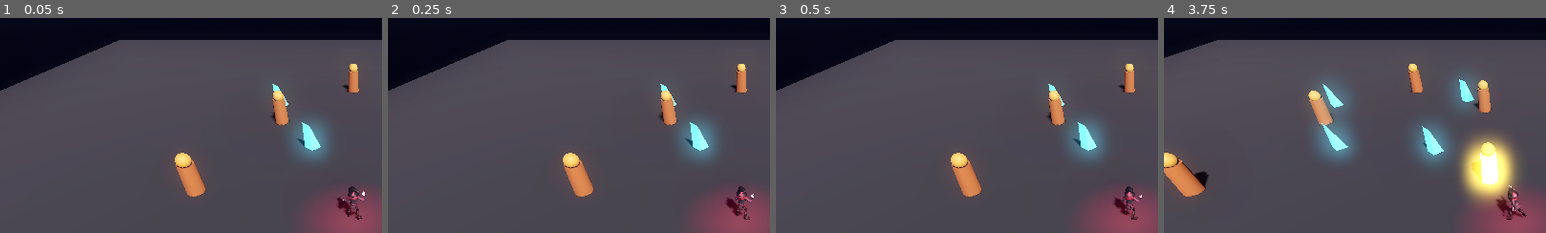
Above: before the commit, frames 1-4 (left to right).
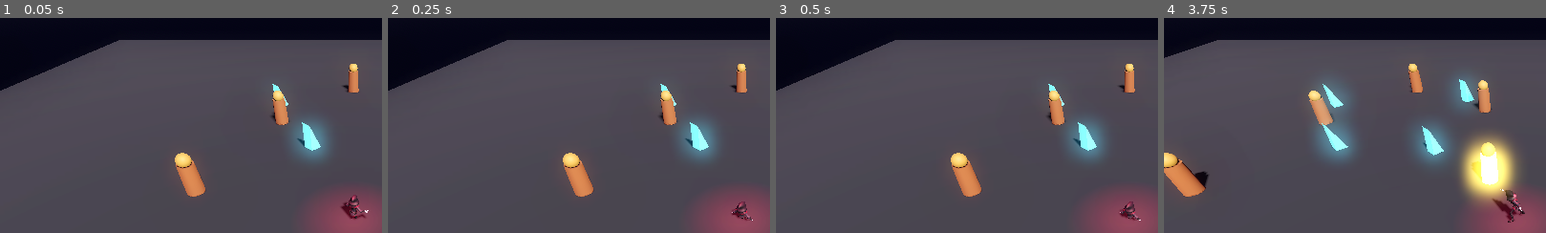
Above: after the commit, the same moments.

Repository: v-prokofev/MisterV
Game: Godot game, scene res://scenes/main.tscn
The game is run twice, just before and just after one commit, with the same random seed, the same clock (stepped at 60 frames per second) and the same inputs.
Inputs (mouse positions are % of the whole screen's width and height, from its top left):
- Up to frame 1 (0.05 s): no input
- Up to frame 2 (0.25 s): no input
- Up to frame 3 (0.5 s): no input
- Up to frame 4 (3.75 s): tap Enter at 0.5 s; move the mouse to (72, 45) at 0.52 s; hold D (move_right) 0.53-1.28 s; click (72, 45) at 0.67 s; move the mouse to (30, 55) at 1.27 s; hold S (move_backward) 1.28-2.03 s; move the mouse to (60, 28) at 2.02 s; hold D (move_right) 2.03-2.78 s; move the mouse to (45, 70) at 2.77 s; hold W (move_forward) 2.78-3.53 s; click (45, 70) at 2.92 s; move the mouse to (80, 65) at 3.52 s; hold A (move_left) from 3.53 s (still down)
The pictures show only the part of the screen within x 4-54%, y 4-54%; the shares and areas given below are measured in that part.

The runs differ from the first frame. In frame 1, 0.5% of the frame differs, in the area x 88-97%, y 78-94%; in frame 2, 0.5%; in frame 3, 0.5%; in frame 4, 0.4%.

Commit message:
feat: keep upper body locked onto target during strafe movement

Diff:
--- a/src/scripts/player.gd
+++ b/src/scripts/player.gd
@@ -104,26 +104,15 @@
 
 func _make_animation_in_place(anim: Animation) -> void:
 	for i in range(anim.get_track_count()):
-		var path_str = String(anim.track_get_path(i))
-		if "Hips" in path_str or "hips" in path_str or "Root" in path_str or "root" in path_str:
-			var track_type = anim.track_get_type(i)
-			if track_type == Animation.TYPE_POSITION_3D:
+		if anim.track_get_type(i) == Animation.TYPE_POSITION_3D:
+			var path_str = String(anim.track_get_path(i))
+			if "Hips" in path_str or "hips" in path_str or "Root" in path_str or "root" in path_str:
 				var key_count = anim.track_get_key_count(i)
 				if key_count > 0:
 					var initial_pos: Vector3 = anim.track_get_key_value(i, 0)
 					for k in range(key_count):
 						var cur: Vector3 = anim.track_get_key_value(i, k)
 						anim.track_set_key_value(i, k, Vector3(initial_pos.x, cur.y, initial_pos.z))
-			elif track_type == Animation.TYPE_ROTATION_3D:
-				var key_count = anim.track_get_key_count(i)
-				if key_count > 0:
-					for k in range(key_count):
-						var q: Quaternion = anim.track_get_key_value(i, k)
-						var euler = q.get_euler()
-						# Keep pitch (x) and roll (z) for natural hip sway/bounce,
-						# but zero out Y-yaw so hips and torso stay facing the target during strafing.
-						var q_no_yaw = Quaternion.from_euler(Vector3(euler.x, 0.0, euler.z))
-						anim.track_set_key_value(i, k, q_no_yaw)
 
 # ─────────────────────────────────────────────────────────────────────────────
 # Animation Tree Architecture
@@ -328,18 +317,21 @@
 	_update_locomotion(input_dir)
 
 	# 6. Smooth upper-body blend weight & dynamic filtering
+	# If we have a target or are attacking, keep upper body aimed at target!
+	var has_target := (current_target != null and is_instance_valid(current_target))
+	_upper_blend_target = 1.0 if (is_attacking or has_target) else 0.0
+
 	var is_moving := (input_dir != Vector2.ZERO and velocity.length() > 0.3)
 	if anim_tree and anim_tree.tree_root:
 		var body_blend = anim_tree.tree_root.get_node("body_blend") as AnimationNodeBlend2
 		if body_blend:
-			# When moving: filter upper body so legs run while casting.
-			# When stationary: disable filter so full body plays attack (prevents leg dancing).
+			# When moving: filter upper body so legs run/strafe while upper body stays aimed at target.
+			# When stationary: disable filter so full body faces target cleanly (no leg dancing).
 			body_blend.filter_enabled = is_moving
 
 	_upper_blend_current = lerp(_upper_blend_current, _upper_blend_target, delta * 14.0)
 	if anim_tree:
-		var target_blend: float = _upper_blend_current if (is_attacking or _upper_blend_current > 0.01) else 0.0
-		anim_tree.set("parameters/body_blend/blend_amount", target_blend)
+		anim_tree.set("parameters/body_blend/blend_amount", _upper_blend_current)
 
 	# 7. Auto-attack
 	attack_timer += delta
